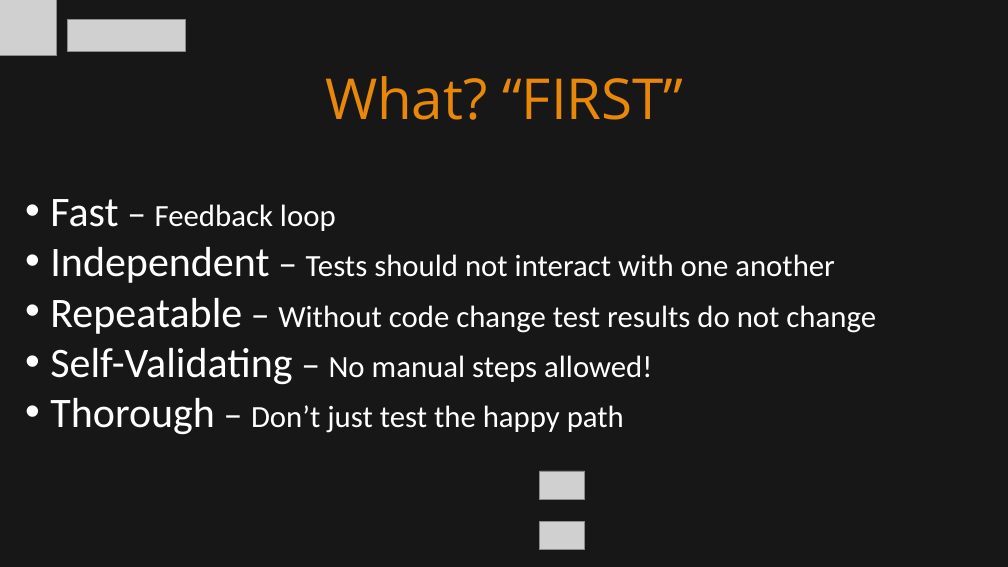
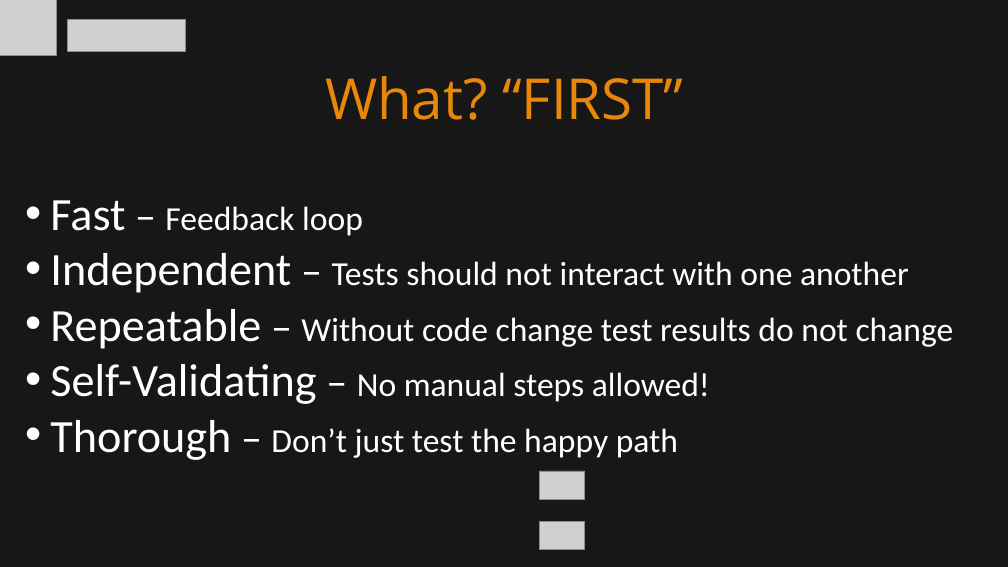
Before and after one commit to itenium-be/UnitTesting, a slide deck: slide 6 of UnitTesting-New.pptx. Drawn at 1008x567 pixels with LibreOffice and Linux fonts; fonts in the diff are those of the drawing; grey boxes stand for pictures. Boxes give left, top, right and bottom in pixels: in the first picture for what was removed or moved away, otherwise in the second. Text is boxed around its words. In the diff, an @@ line names an element or a change of style, - is before the commit and + after.

```diff
--- a/UnitTesting-New.pptx
+++ b/UnitTesting-New.pptx
@@ text "Fast – Feedback loop" at [50, 200, 954, 460]: size 60 to 66 pt in "Fast", "Independent", "Repeatable", "Self-Validating" and 1 more places; size 54 to 60 pt in "–", "–", "–", "–" and 1 more places; size 44 to 48 pt in "Feedback loop", "Tests should not interact with one another", "Without code change test results do not ...", "No manual steps allowed!" and 1 more places @@
```
Also in this commit, not shown: 8 other slides changed, 6 slides added.
